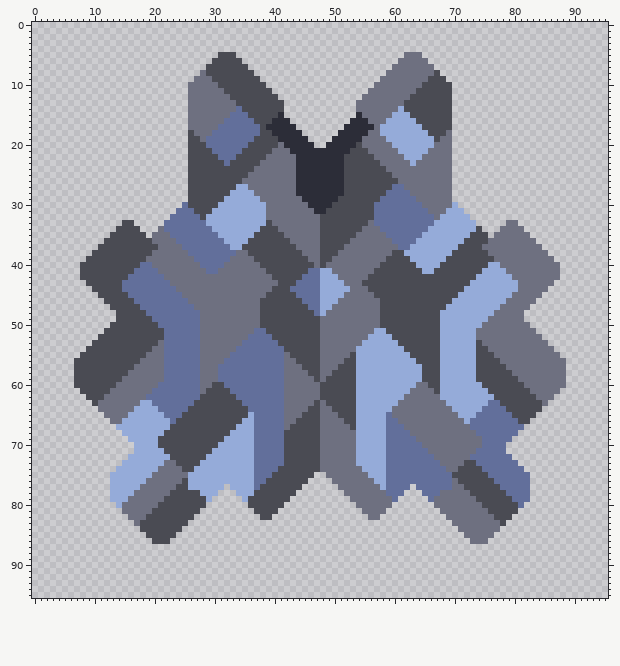
A sprite sheet gets an edit: sprites/blocks/turrets/3w/3w05.png. The first picture shows the starting point.
The file is 96x96 pixels.
After:
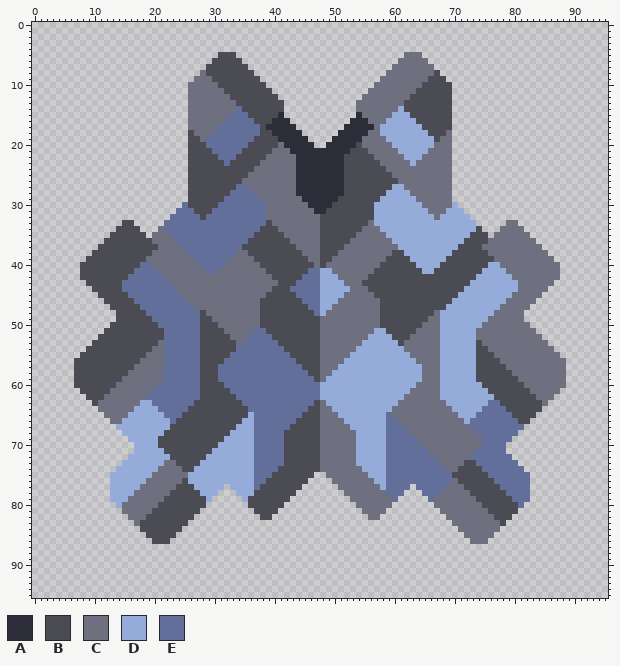
Palette (. is transparent): A #2c2d38  B #4a4b53  C #6e7080  D #95abd9  E #626f9b
What changed:
@@ x 27..68 @@
 26 BBBBBBBBCCCCCCCCCAAAAAAAABBBBBBBBBCCCCCCCC
-27 BBBBBBBDDCCCCCCCCAAAAAAAABBBBBBBBEECCCCCCC
-28 BBBBBBDDDDCCCCCCCAAAAAAAABBBBBBBEEEECCCCCC
-29 BBBBBDDDDDDCCCCCCCAAAAAABBBBBBBEEEEEECCCCC
-30 BBBBDDDDDDDDCCCCCCCAAAABBBBBBBEEEEEEEECCCC
-31 BBBDDDDDDDDDCCCCCCCCAABBBBBBBBEEEEEEEEECCC
-32 EBDDDDDDDDDDCCCCCCCCCBBBBBBBBBEEEEEEEEEECD
-33 EEDDDDDDDDDDBCCCCCCCCBBBBBBBBCEEEEEEEEEEDD
-34 EEEDDDDDDDDBBBCCCCCCCBBBBBBBCCCEEEEEEEEDDD
-35 EEEEDDDDDDBBBBBCCCCCCBBBBBBCCCCCEEEEEEDDDD
-36 EEEEEDDDDBBBBBBBCCCCCBBBBBCCCCCCCEEEEDDDDD
-37 EEEEEEDDBBBBBBBBBCCCCBBBBCCCCCCCCCEEDDDDDD
+27 BBBBBBBEECCCCCCCCAAAAAAAABBBBBBBBDDCCCCCCC
+28 BBBBBBEEEECCCCCCCAAAAAAAABBBBBBBDDDDCCCCCC
+29 BBBBBEEEEEECCCCCCCAAAAAABBBBBBBDDDDDDCCCCC
+30 BBBBEEEEEEEECCCCCCCAAAABBBBBBBDDDDDDDDCCCC
+31 BBBEEEEEEEEECCCCCCCCAABBBBBBBBDDDDDDDDDCCC
+32 EBEEEEEEEEEECCCCCCCCCBBBBBBBBBDDDDDDDDDDCD
+33 EEEEEEEEEEEEBCCCCCCCCBBBBBBBBCDDDDDDDDDDDD
+34 EEEEEEEEEEEBBBCCCCCCCBBBBBBBCCCDDDDDDDDDDD
+35 EEEEEEEEEEBBBBBCCCCCCBBBBBBCCCCCDDDDDDDDDD
+36 EEEEEEEEEBBBBBBBCCCCCBBBBBCCCCCCCDDDDDDDDD
+37 EEEEEEEEBBBBBBBBBCCCCBBBBCCCCCCCCCDDDDDDDD
 38 EEEEEEECCBBBBBBBBBCCCBBBCCCCCCCCCBBDDDDDDD
@@ x 26..69 @@
 47 ECCCCCCCCCCCBBBBBBBBEEDDCCCCCCCCBBBBBBBBBBBD
-48 EECCCCCCCCCCBBBBBBBBBEDCCCCCCCCCBBBBBBBBBBDD
-49 EECCCCCCCCCCBBBBBBBBBBCCCCCCCCCCBBBBBBBBBBDD
-50 EECCCCCCCCCCBBBBBBBBBBCCCCCCCCCCBBBBBBBBBBDD
-51 EECCCCCCCCCEEBBBBBBBBBCCCCCCCCCDDBBBBBBBBBDD
-52 EECCCCCCCCEEEEBBBBBBBBCCCCCCCCDDDDBBBBBBBBDD
-53 EECCCCCCCEEEEEEBBBBBBBCCCCCCCDDDDDDBBBBBBBDD
-54 EECCCCCCEEEEEEEEBBBBBBCCCCCCDDDDDDDDBBBBBBDD
-55 EECCCCCEEEEEEEEECBBBBBCCCCCBDDDDDDDDDBBBBBDD
-56 EECCCCEEEEEEEEEECCBBBBCCCCBBDDDDDDDDDDBBBBDD
-57 EECCCEEEEEEEEEEECCCBBBCCCBBBDDDDDDDDDDDBBBDD
-58 EECCCEEEEEEEEEEECCCCBBCCBBBBDDDDDDDDDDDBBBDD
-59 EECCCEEEEEEEEEEECCCCCBCBBBBBDDDDDDDDDDDBBBDD
-60 EECCBBEEEEEEEEEECCCCCCBBBBBBDDDDDDDDDDCCBBDD
-61 EECBBBBEEEEEEEEECCCCCCBBBBBBDDDDDDDDDCCCCBDD
-62 EEBBBBBBEEEEEEEECCCCCCBBBBBBDDDDDDDDCCCCCCDD
-63 EBBBBBBBBEEEEEEECCCCCBCBBBBBDDDDDDDCCCCCCCCD
-64 BBBBBBBBBBEEEEEECCCCBBCCBBBBDDDDDDCCCCCCCCCC
-65 BBBBBBBBBBDEEEEECCCBBBCCCBBBDDDDDECCCCCCCCCC
-66 BBBBBBBBBDDEEEEECCBBBBCCCCBBDDDDDEECCCCCCCCC
-67 BBBBBBBBDDDEEEEECBBBBBCCCCCBDDDDDEEECCCCCCCC
+48 EEBCCCCCCCCCBBBBBBBBBEDCCCCCCCCCBBBBBBBBBCDD
+49 EEBBCCCCCCCCBBBBBBBBBBCCCCCCCCCCBBBBBBBBCCDD
+50 EEBBBCCCCCCCBBBBBBBBBBCCCCCCCCCCBBBBBBBCCCDD
+51 EEBBBBCCCCCEEBBBBBBBBBCCCCCCCCCDDBBBBBCCCCDD
+52 EEBBBBBCCCEEEEBBBBBBBBCCCCCCCCDDDDBBBCCCCCDD
+53 EEBBBBBBCEEEEEEBBBBBBBCCCCCCCDDDDDDBCCCCCCDD
+54 EEBBBBBBEEEEEEEEBBBBBBCCCCCCDDDDDDDDCCCCCCDD
+55 EEBBBBBEEEEEEEEEEBBBBBCCCCCDDDDDDDDDDCCCCCDD
+56 EEBBBBEEEEEEEEEEEEBBBBCCCCDDDDDDDDDDDDCCCCDD
+57 EEBBBEEEEEEEEEEEEEEBBBCCCDDDDDDDDDDDDDDCCCDD
+58 EEBBBEEEEEEEEEEEEEEEBBCCDDDDDDDDDDDDDDDCCCDD
+59 EEBBBEEEEEEEEEEEEEEEEBCDDDDDDDDDDDDDDDDCCCDD
+60 EEBBBBEEEEEEEEEEEEEEEEDDDDDDDDDDDDDDDDCCCCDD
+61 EEBBBBBEEEEEEEEEEEEEEEDDDDDDDDDDDDDDDCCCCCDD
+62 EEBBBBBBEEEEEEEEEEEEEEDDDDDDDDDDDDDDCCCCCCDD
+63 EBBBBBBBBEEEEEEEEEEEEBCDDDDDDDDDDDDCCCCCCCCD
+64 BBBBBBBBBBEEEEEEEEEEBBCCDDDDDDDDDDCCCCCCCCCC
+65 BBBBBBBBBBDEEEEEEEEBBBCCCDDDDDDDDECCCCCCCCCC
+66 BBBBBBBBBDDEEEEEEEBBBBCCCCDDDDDDDEECCCCCCCCC
+67 BBBBBBBBDDDEEEEEEBBBBBCCCCCDDDDDDEEECCCCCCCC
 68 BBBBBBBDDDDEEEEEBBBBBBCCCCCCDDDDDEEEECCCCCCC
@@ x 24..71 @@
 76 CBDDDDDDDDDDDEEBBBBBBB....CCCCCCCDDEEEEEEEEEEECB
-77 BBDDDDDD.DDDDEBBBBBBB......CCCCCCCDEEEE.EEEEEECC
+77 BBBDDDDD.DDDDEBBBBBBB......CCCCCCCDEEEE.EEEEECCC
 78 BBBBDDD...DDDBBBBBBB........CCCCCCCEEE...EEECCCC
Changed places in both pictures, as pixel boxes (x1, y1, x2, y2):
changed: (206, 184, 266, 250)
changed: (374, 184, 434, 250)
changed: (200, 310, 236, 394)
changed: (404, 310, 440, 394)
changed: (284, 352, 356, 430)
changed: (188, 484, 194, 490)
changed: (446, 484, 452, 490)
